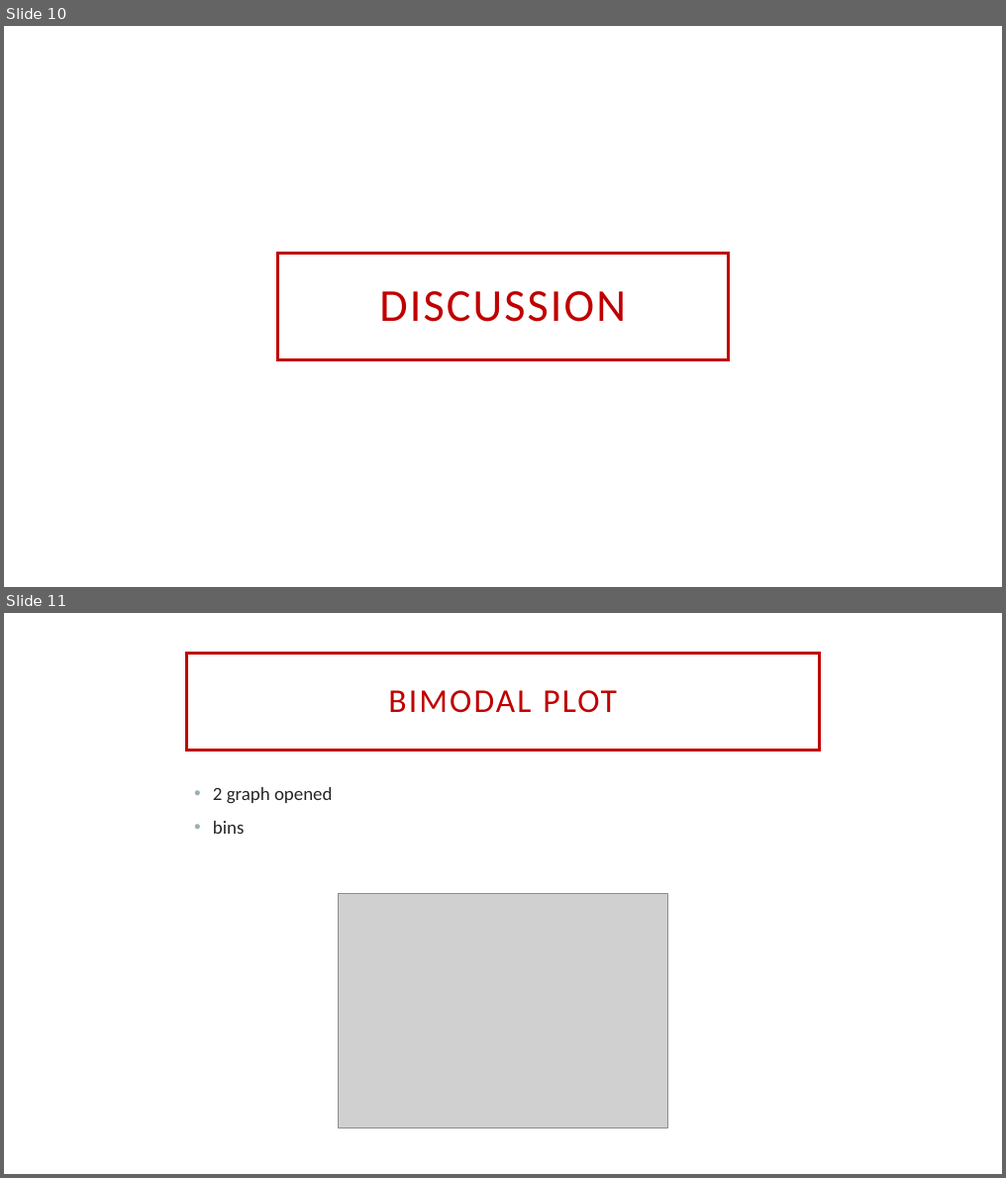
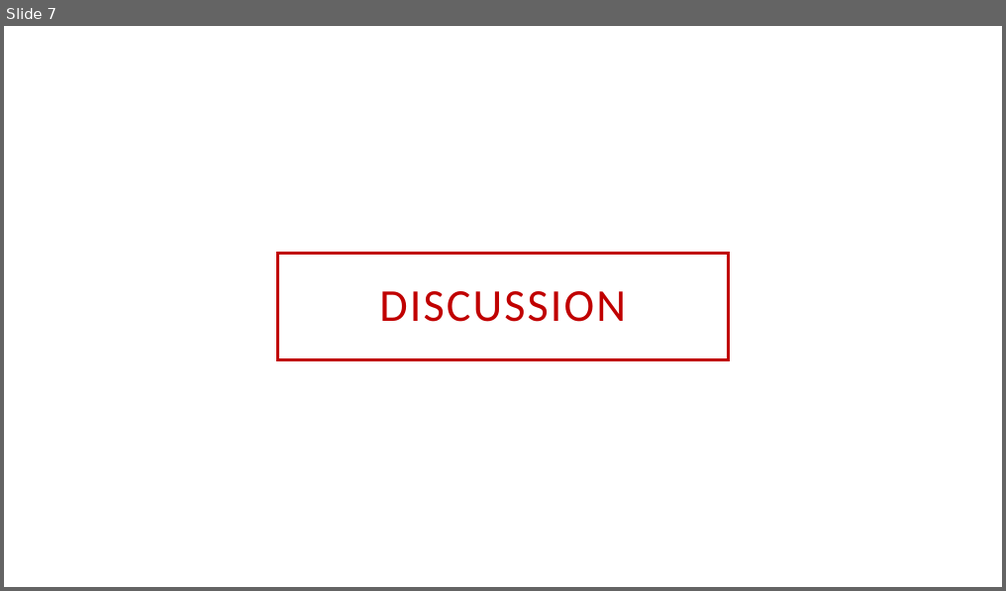
Before and after one commit to NoemiMzz/LabDataAnalysis, a slide deck: Group2_presentation.pptx. Shown one above the other, each under a label of ours: slides 10 and 11 before the commit, slide 7 after it. The pictures are 1006x1178 and 1006x591 pixels, drawn with LibreOffice and Linux fonts; fonts in the diff are those of the drawing; grey boxes stand for pictures; background and template pictures are left out. Boxes give left, top, right and bottom in pixels: in the first picture for what was removed or moved away, otherwise in the second. Text is boxed around its words. In the diff, an @@ line names an element or a change of style, - is before the commit and + after.

```diff
--- a/Group2_presentation.pptx
+++ b/Group2_presentation.pptx
@@ slide 11 removed at [4, 613, 1002, 1174], background picture (left out) @@
@@ title removed at [187, 653, 819, 750] @@
-BIMODAL PLOT
@@ text removed at [213, 787, 332, 834] @@
-• 2 graph opened
-• bins
@@ picture removed at [339, 894, 668, 1128] @@
@@ what was slide 10 is now slide 7 @@
```
Also in this commit, not shown: 5 slides changed, 7 slides added, 4 other slides removed, 1 other file.
